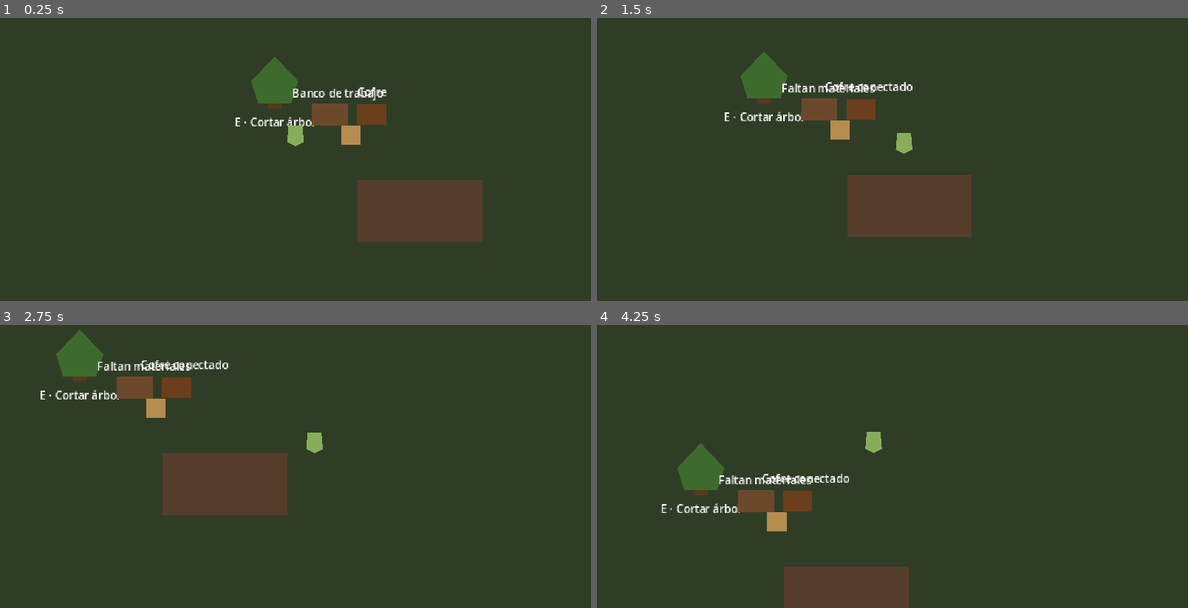
Above: before the commit, frames 1-4 (two rows, left to right).
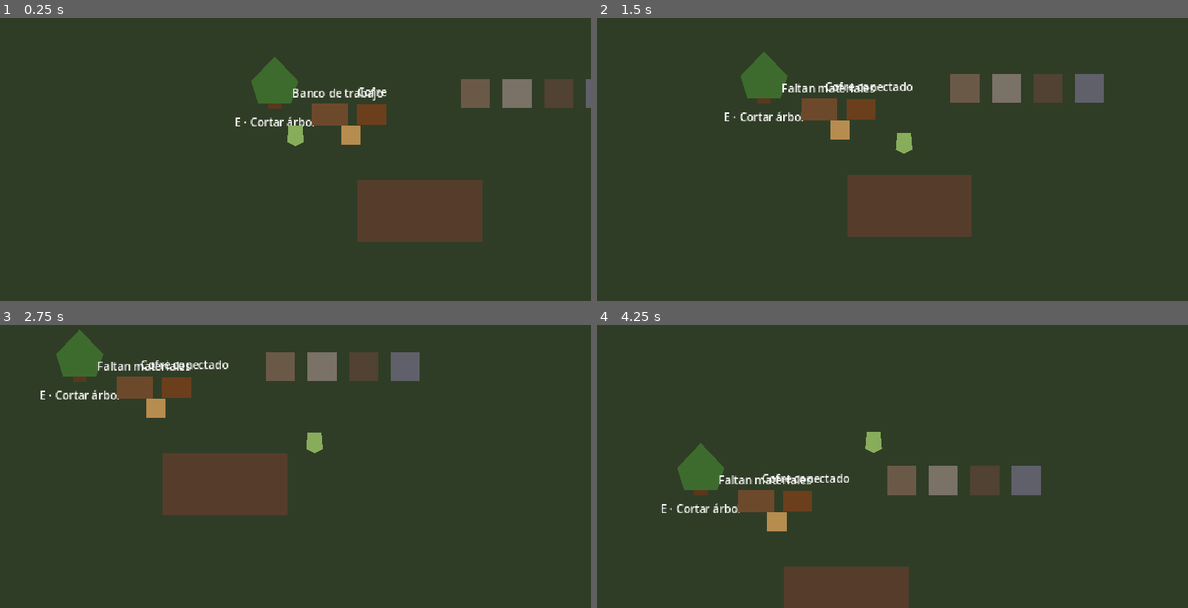
Above: after the commit, the same moments.

Repository: avarap/game1
Game: Godot game, scene res://main.tscn
The game is run twice, just before and just after one commit, with the same random seed, the same clock (stepped at 60 frames per second) and the same inputs.
Inputs:
- Up to frame 1 (0.25 s): no input
- Up to frame 2 (1.5 s): tap Enter at 0.5 s; hold D (move_right) 0.53-1.28 s; hold E (interact) 0.53-1.28 s; hold S (move_down) from 1.28 s (still down); tap E (interact) at 1.35 s
- Up to frame 3 (2.75 s): release S (move_down) at 2.03 s; hold D (move_right) from 2.03 s (still down); hold E (interact) from 2.03 s (still down)
- Up to frame 4 (4.25 s): release D (move_right) at 2.78 s; release E (interact) at 2.78 s; hold W (move_up) 2.78-3.53 s; tap E (interact) at 2.85 s; hold A (move_left) from 3.53 s (still down); hold E (interact) from 3.53 s (still down); tap I (inventory) at 4.15 s

The runs differ from the first frame. In frame 1, 1.6% of the frame differs, in the area x 78-100%, y 21-32%; in frame 2, 2.0%; in frame 3, 2.0%; in frame 4, 2.1%, in the area x 49-76%, y 49-61%.

Commit message:
feat: complete cemetery gameplay and persistence

Diff:
--- a/autoload/save_manager.gd
+++ b/autoload/save_manager.gd
@@ -3,11 +3,15 @@
 const SAVE_VERSION := 1
 const DEFAULT_SAVE_PATH := "user://savegame.json"
 
-func save_game(path: String = DEFAULT_SAVE_PATH) -> bool:
+func save_game(path: String = DEFAULT_SAVE_PATH, world_override: Dictionary = {}) -> bool:
+    var world_data := _collect_world_state()
+    if not world_override.is_empty():
+        world_data = world_override.duplicate(true)
+
     var payload := {
         "save_version": SAVE_VERSION,
         "player": {},
-        "world": {},
+        "world": world_data,
         "quests": {},
         "time": {
             "day": TimeManager.day,
@@ -25,7 +29,7 @@
     EventBus.save_completed.emit(path)
     return true
 
-func load_game(path: String = DEFAULT_SAVE_PATH) -> Dictionary:
+func load_game(path: String = DEFAULT_SAVE_PATH, apply_world_state: bool = true) -> Dictionary:
     if not FileAccess.file_exists(path):
         return {}
 
@@ -34,16 +38,51 @@
         GameLogger.error("Unable to read save path: %s" % path)
         return {}
 
-    var parsed = JSON.parse_string(file.get_as_text())
+    var parsed: Variant = JSON.parse_string(file.get_as_text())
     if typeof(parsed) != TYPE_DICTIONARY:
         GameLogger.error("Save file is not a dictionary")
         return {}
 
-    if int(parsed.get("save_version", -1)) != SAVE_VERSION:
+    var payload: Dictionary = parsed
+    if int(payload.get("save_version", -1)) != SAVE_VERSION:
         GameLogger.warn("Save version requires migration")
 
-    var time_data: Dictionary = parsed.get("time", {})
+    var time_data: Dictionary = payload.get("time", {})
     TimeManager.day = int(time_data.get("day", 1))
     TimeManager.set_time(int(time_data.get("hour", 6)), int(time_data.get("minute", 0)))
+
+    if apply_world_state:
+        var world_data: Dictionary = payload.get("world", {})
+        _apply_world_state(world_data)
+
     EventBus.load_completed.emit(path)
-    return parsed
+    return payload
+
+func _collect_world_state() -> Dictionary:
+    var world_state: Dictionary = {}
+    if not is_inside_tree():
+        return world_state
+
+    for provider in get_tree().get_nodes_in_group("save_provider"):
+        if not provider.has_method("get_save_key") or not provider.has_method("get_save_data"):
+            continue
+        var key_value: Variant = provider.call("get_save_key")
+        var data_value: Variant = provider.call("get_save_data")
+        if typeof(data_value) != TYPE_DICTIONARY:
+            continue
+        world_state[str(key_value)] = data_value
+    return world_state
+
+func _apply_world_state(world_state: Dictionary) -> void:
+    if not is_inside_tree():
+        return
+
+    for provider in get_tree().get_nodes_in_group("save_provider"):
+        if not provider.has_method("get_save_key") or not provider.has_method("apply_save_data"):
+            continue
+        var key := str(provider.call("get_save_key"))
+        if not world_state.has(key):
+            continue
+        var provider_data: Variant = world_state.get(key, {})
+        if typeof(provider_data) == TYPE_DICTIONARY:
+            provider.call("apply_save_data", provider_data)
--- a/systems/cemetery/cemetery_model.gd
+++ b/systems/cemetery/cemetery_model.gd
@@ -25,3 +25,14 @@
         "rating": total_rating(),
         "graves": serialized_graves,
     }
+
+static func from_snapshot(config: CemeteryRatingConfig, snapshot_data: Dictionary) -> CemeteryModel:
+    var restored := CemeteryModel.new(config)
+    var grave_entries: Array = snapshot_data.get("graves", [])
+    for grave_value in grave_entries:
+        if typeof(grave_value) != TYPE_DICTIONARY:
+            continue
+        var grave := GraveRecord.from_snapshot(grave_value as Dictionary)
+        if grave != null:
+            restored.add_grave(grave)
+    return restored
--- a/systems/cemetery/cemetery_service.gd
+++ b/systems/cemetery/cemetery_service.gd
@@ -62,6 +62,17 @@
 func total_rating() -> int:
     return model.total_rating() if model != null else 0
 
+func pending_ids() -> Array[StringName]:
+    var ids: Array[StringName] = []
+    for key in pending_corpses.keys():
+        ids.append(StringName(str(key)))
+    ids.sort()
+    return ids
+
+func first_pending_id() -> StringName:
+    var ids := pending_ids()
+    return ids[0] if not ids.is_empty() else &""
+
 func snapshot() -> Dictionary:
     var pending: Array[Dictionary] = []
     for corpse_value in pending_corpses.values():
@@ -72,6 +83,19 @@
         "pending_corpses": pending,
         "cemetery": model.snapshot() if model != null else {},
     }
+
+static func from_snapshot(config: CemeteryRatingConfig, snapshot_data: Dictionary) -> CemeteryService:
+    var cemetery_data: Dictionary = snapshot_data.get("cemetery", {})
+    var restored_model := CemeteryModel.from_snapshot(config, cemetery_data)
+    var restored := CemeteryService.new(restored_model)
+    var pending_entries: Array = snapshot_data.get("pending_corpses", [])
+    for corpse_value in pending_entries:
+        if typeof(corpse_value) != TYPE_DICTIONARY:
+            continue
+        var corpse := CorpseState.from_snapshot(corpse_value as Dictionary)
+        if corpse != null and corpse.data != null and corpse.data.id != &"":
+            restored.pending_corpses[corpse.data.id] = corpse
+    return restored
 
 func _grave_at(index: int) -> GraveRecord:
     if model == null or index < 0 or index >= model.graves.size():
--- a/systems/cemetery/corpse_state.gd
+++ b/systems/cemetery/corpse_state.gd
@@ -3,8 +3,8 @@
 
 var data: CorpseData
 var current_decay: float = 0.0
+var decay_rate_per_hour: float = 0.01
 var current_preparation_level: int = 0
-var decay_rate_per_hour: float = 0.01
 
 func _init(corpse_data: CorpseData, rate_per_hour: float = 0.01) -> void:
     data = corpse_data
@@ -19,9 +19,7 @@
     return current_decay
 
 func prepare(amount: int = 1) -> int:
-    if amount <= 0:
-        return current_preparation_level
-    current_preparation_level += amount
+    current_preparation_level += maxi(amount, 0)
     return current_preparation_level
 
 func is_fully_decayed() -> bool:
@@ -30,8 +28,26 @@
 func snapshot() -> Dictionary:
     return {
         "corpse_id": String(data.id) if data != null else "",
+        "quality": data.quality if data != null else 0,
         "current_decay": current_decay,
         "decay_rate_per_hour": decay_rate_per_hour,
         "preparation_level": current_preparation_level,
         "burial_value": data.burial_value if data != null else 0,
     }
+
+static func from_snapshot(snapshot_data: Dictionary) -> CorpseState:
+    var corpse_id := StringName(str(snapshot_data.get("corpse_id", "")))
+    if corpse_id == &"":
+        return null
+
+    var corpse_data := CorpseData.new()
+    corpse_data.id = corpse_id
+    corpse_data.quality = int(snapshot_data.get("quality", 0))
+    corpse_data.decay = clampf(float(snapshot_data.get("current_decay", 0.0)), 0.0, 1.0)
+    corpse_data.preparation_level = 0
+    corpse_data.burial_value = int(snapshot_data.get("burial_value", 0))
+
+    var state := CorpseState.new(corpse_data, float(snapshot_data.get("decay_rate_per_hour", 0.01)))
+    state.current_decay = corpse_data.decay
+    state.current_preparation_level = maxi(int(snapshot_data.get("preparation_level", 0)), 0)
+    return state
--- a/systems/cemetery/grave_record.gd
+++ b/systems/cemetery/grave_record.gd
@@ -30,3 +30,15 @@
         "decoration_count": decoration_count,
         "rating": contribution(config),
     }
+
+static func from_snapshot(snapshot_data: Dictionary) -> GraveRecord:
+    var corpse_data: Dictionary = snapshot_data.get("corpse", {})
+    var corpse_state := CorpseState.from_snapshot(corpse_data)
+    if corpse_state == null:
+        return null
+
+    var grave := GraveRecord.new(corpse_state)
+    grave.has_headstone = bool(snapshot_data.get("has_headstone", false))
+    grave.has_fence = bool(snapshot_data.get("has_fence", false))
+    grave.decoration_count = maxi(int(snapshot_data.get("decoration_count", 0)), 0)
+    return grave
--- a/tests/run_tests.gd
+++ b/tests/run_tests.gd
@@ -13,6 +13,8 @@
     failures.append_array(TestProductionQueue.run())
     failures.append_array(TestCemeteryFoundation.run())
     failures.append_array(TestCemeteryFlow.run())
+    failures.append_array(TestCemeteryPersistence.run())
+    failures.append_array(TestCemeteryGameplay.run())
 
     if failures.is_empty():
         print("[TEST] All core tests passed")
--- /dev/null
+++ b/tests/test_cemetery_gameplay.gd
@@ -0,0 +1,59 @@
+class_name TestCemeteryGameplay
+extends RefCounted
+
+static func run() -> Array[String]:
+    var failures: Array[String] = []
+    var world_scene := load("res://world/world.tscn") as PackedScene
+    if world_scene == null:
+        failures.append("World scene should load for cemetery gameplay acceptance")
+        return failures
+
+    var world := world_scene.instantiate()
+    var controller := world.get_node_or_null("CemeteryController") as CemeteryController
+    var delivery := world.get_node_or_null("CorpseDelivery") as CemeteryAction
+    var preparation := world.get_node_or_null("PreparationTable") as CemeteryAction
+    var grave_plot := world.get_node_or_null("GravePlot") as CemeteryAction
+    var grave_upgrade := world.get_node_or_null("GraveUpgrade") as CemeteryAction
+
+    if controller == null or delivery == null or preparation == null or grave_plot == null or grave_upgrade == null:
+        failures.append("World should expose cemetery controller and all four interactables")
+        world.free()
+        return failures
+
+    controller.initialize()
+    delivery.interact(null)
+    if delivery.last_result != CemeteryService.RESULT_OK or controller.service.pending_corpses.size() != 1:
+        failures.append("Corpse delivery interactable should receive a corpse")
+
+    preparation.interact(null)
+    var pending_id := controller.service.first_pending_id()
+    var pending := controller.service.pending_corpses.get(pending_id) as CorpseState
+    if preparation.last_result != CemeteryService.RESULT_OK or pending == null or pending.current_preparation_level != 1:
+        failures.append("Preparation table should prepare the first pending corpse")
+
+    grave_plot.interact(null)
+    if grave_plot.last_result != CemeteryService.RESULT_OK or controller.service.model.graves.size() != 1:
+        failures.append("Grave plot should bury the prepared corpse")
+    if controller.total_rating() != 2:
+        failures.append("Burial should contribute base cemetery rating")
+
+    grave_upgrade.interact(null)
+    if grave_upgrade.last_result != CemeteryService.RESULT_OK or controller.total_rating() != 5:
+        failures.append("First grave upgrade should install headstone")
+    grave_upgrade.interact(null)
+    if grave_upgrade.last_result != CemeteryService.RESULT_OK or controller.total_rating() != 7:
+        failures.append("Second grave upgrade should install fence")
+    grave_upgrade.interact(null)
+    if grave_upgrade.last_result != CemeteryService.RESULT_OK or controller.total_rating() != 8:
+        failures.append("Further grave upgrade should add decoration")
+
+    var save_data := controller.get_save_data()
+    var restored_controller := CemeteryController.new()
+    restored_controller.rating_config = controller.rating_config
+    restored_controller.apply_save_data(save_data)
+    if restored_controller.total_rating() != 8 or restored_controller.service.model.graves.size() != 1:
+        failures.append("Cemetery controller should restore its gameplay state")
+
+    restored_controller.free()
+    world.free()
+    return failures
--- /dev/null
+++ b/tests/test_cemetery_persistence.gd
@@ -0,0 +1,76 @@
+class_name TestCemeteryPersistence
+extends RefCounted
+
+static func run() -> Array[String]:
+    var failures: Array[String] = []
+    var config := load("res://data/cemetery/default_rating.tres") as CemeteryRatingConfig
+    if config == null:
+        failures.append("Cemetery rating config should load for persistence test")
+        return failures
+
+    var model := CemeteryModel.new(config)
+    var service := CemeteryService.new(model)
+
+    var buried_data := CorpseData.new()
+    buried_data.id = &"buried_saved"
+    buried_data.quality = 3
+    buried_data.decay = 0.2
+    buried_data.burial_value = 4
+    var buried := CorpseState.new(buried_data, 0.03)
+    buried.prepare(2)
+    service.receive_corpse(buried)
+    service.bury_corpse(&"buried_saved")
+    service.install_headstone(0)
+    service.install_fence(0)
+    service.add_decoration(0, 1)
+
+    var pending_data := CorpseData.new()
+    pending_data.id = &"pending_saved"
+    pending_data.quality = 1
+    pending_data.decay = 0.35
+    pending_data.burial_value = 2
+    var pending := CorpseState.new(pending_data, 0.04)
+    pending.prepare(1)
+    pending.advance_decay(1.0)
+    service.receive_corpse(pending)
+
+    var snapshot := service.snapshot()
+    var restored := CemeteryService.from_snapshot(config, snapshot)
+    if restored.model.graves.size() != 1 or restored.pending_corpses.size() != 1:
+        failures.append("Cemetery snapshot should restore graves and pending corpses")
+        return failures
+    if restored.total_rating() != service.total_rating():
+        failures.append("Restored cemetery should preserve rating")
+
+    var restored_grave := restored.model.graves[0]
+    if not restored_grave.has_headstone or not restored_grave.has_fence or restored_grave.decoration_count != 1:
+        failures.append("Restored grave should preserve upgrades")
+    if restored_grave.corpse.current_preparation_level != 2 or restored_grave.corpse.data.quality != 3:
+        failures.append("Restored buried corpse should preserve preparation and quality")
+
+    var restored_pending := restored.pending_corpses.get(&"pending_saved") as CorpseState
+    if restored_pending == null:
+        failures.append("Pending corpse should restore by id")
+    elif absf(restored_pending.current_decay - 0.39) > 0.001 or restored_pending.current_preparation_level != 1:
+        failures.append("Pending corpse should preserve decay and preparation")
+
+    var save_path := "user://phase4_cemetery_test.json"
+    var world_data := {"cemetery": snapshot}
+    if not SaveManager.save_game(save_path, world_data):
+        failures.append("SaveManager should persist cemetery world data")
+        return failures
+
+    var payload := SaveManager.load_game(save_path, false)
+    var loaded_world: Dictionary = payload.get("world", {})
+    var loaded_cemetery: Dictionary = loaded_world.get("cemetery", {})
+    var loaded_service := CemeteryService.from_snapshot(config, loaded_cemetery)
+    if loaded_service.model.graves.size() != 1 or loaded_service.pending_corpses.size() != 1:
+        failures.append("SaveManager round trip should preserve cemetery state")
+    if loaded_service.total_rating() != service.total_rating():
+        failures.append("SaveManager round trip should preserve cemetery rating")
+
+    var absolute_path := ProjectSettings.globalize_path(save_path)
+    if FileAccess.file_exists(save_path):
+        DirAccess.remove_absolute(absolute_path)
+
+    return failures
--- /dev/null
+++ b/world/cemetery/cemetery_action.gd
@@ -0,0 +1,32 @@
+class_name CemeteryAction
+extends Interactable
+
+enum Action {
+    RECEIVE,
+    PREPARE,
+    BURY,
+    UPGRADE,
+}
+
+const RESULT_MISSING_CONTROLLER := &"missing_controller"
+
+@export var controller_path: NodePath = NodePath("../CemeteryController")
+@export var action: Action = Action.RECEIVE
+
+var last_result: StringName = &""
+
+func _on_interact(_actor: Node) -> void:
+    var controller := get_node_or_null(controller_path) as CemeteryController
+    if controller == null:
+        last_result = RESULT_MISSING_CONTROLLER
+        return
+
+    match action:
+        Action.RECEIVE:
+            last_result = controller.receive_demo_corpse()
+        Action.PREPARE:
+            last_result = controller.prepare_first_pending()
+        Action.BURY:
+            last_result = controller.bury_first_pending()
+        Action.UPGRADE:
+            last_result = controller.upgrade_first_grave()
--- /dev/null
+++ b/world/cemetery/cemetery_controller.gd
@@ -0,0 +1,67 @@
+class_name CemeteryController
+extends Node
+
+@export var rating_config: CemeteryRatingConfig
+
+var service: CemeteryService
+
+func _ready() -> void:
+    initialize()
+    add_to_group("save_provider")
+
+func initialize() -> void:
+    if rating_config == null:
+        rating_config = load("res://data/cemetery/default_rating.tres") as CemeteryRatingConfig
+    if service == null:
+        service = CemeteryService.new(CemeteryModel.new(rating_config))
+
+func get_save_key() -> StringName:
+    return &"cemetery"
+
+func get_save_data() -> Dictionary:
+    initialize()
+    return service.snapshot()
+
+func apply_save_data(data: Dictionary) -> void:
+    initialize()
+    service = CemeteryService.from_snapshot(rating_config, data)
+
+func receive_demo_corpse() -> StringName:
+    initialize()
+    var data := CorpseData.new()
+    data.id = &"demo_corpse_001"
+    data.quality = 2
+    data.decay = 0.05
+    data.preparation_level = 0
+    data.burial_value = 2
+    return service.receive_corpse(CorpseState.new(data, 0.01))
+
+func prepare_first_pending() -> StringName:
+    initialize()
+    var corpse_id := service.first_pending_id()
+    if corpse_id == &"":
+        return CemeteryService.RESULT_NOT_FOUND
+    return service.prepare_corpse(corpse_id, 1)
+
+func bury_first_pending() -> StringName:
+    initialize()
+    var corpse_id := service.first_pending_id()
+    if corpse_id == &"":
+        return CemeteryService.RESULT_NOT_FOUND
+    var grave := service.bury_corpse(corpse_id)
+    return CemeteryService.RESULT_OK if grave != null else CemeteryService.RESULT_NOT_FOUND
+
+func upgrade_first_grave() -> StringName:
+    initialize()
+    if service.model == null or service.model.graves.is_empty():
+        return CemeteryService.RESULT_INVALID_GRAVE
+    var grave := service.model.graves[0]
+    if not grave.has_headstone:
+        return service.install_headstone(0)
+    if not grave.has_fence:
+        return service.install_fence(0)
+    return service.add_decoration(0, 1)
+
+func total_rating() -> int:
+    initialize()
+    return service.total_rating()
--- a/world/world.tscn
+++ b/world/world.tscn
@@ -1,10 +1,13 @@
-[gd_scene load_steps=10 format=3]
+[gd_scene load_steps=14 format=3]
 
 [ext_resource type="PackedScene" path="res://player/player.tscn" id="1_player"]
 [ext_resource type="Script" path="res://world/interactables/debug_sign.gd" id="2_sign"]
 [ext_resource type="PackedScene" path="res://world/resources/tree_resource.tscn" id="3_tree"]
 [ext_resource type="PackedScene" path="res://world/buildings/workbench.tscn" id="4_workbench"]
 [ext_resource type="PackedScene" path="res://world/storage/storage_chest.tscn" id="5_chest"]
+[ext_resource type="Script" path="res://world/cemetery/cemetery_controller.gd" id="6_cemetery_controller"]
+[ext_resource type="Script" path="res://world/cemetery/cemetery_action.gd" id="7_cemetery_action"]
+[ext_resource type="Resource" path="res://data/cemetery/default_rating.tres" id="8_rating"]
 
 [sub_resource type="RectangleShape2D" id="Wall_horizontal"]
 size = Vector2(1600, 32)
@@ -17,6 +20,9 @@
 
 [sub_resource type="RectangleShape2D" id="Obstacle_shape"]
 size = Vector2(180, 90)
+
+[sub_resource type="RectangleShape2D" id="Cemetery_action_shape"]
+size = Vector2(42, 42)
 
 [node name="World" type="Node2D"]
 y_sort_enabled = true
@@ -37,6 +43,74 @@
 
 [node name="StorageChest" parent="." instance=ExtResource("5_chest")]
 position = Vector2(750, 330)
+
+[node name="CemeteryController" type="Node" parent="."]
+script = ExtResource("6_cemetery_controller")
+rating_config = ExtResource("8_rating")
+
+[node name="CorpseDelivery" type="Area2D" parent="."]
+position = Vector2(900, 300)
+collision_layer = 2
+collision_mask = 0
+script = ExtResource("7_cemetery_action")
+prompt = "Recibir cadáver"
+controller_path = NodePath("../CemeteryController")
+action = 0
+
+[node name="Visual" type="Polygon2D" parent="CorpseDelivery"]
+polygon = PackedVector2Array(-21, -21, 21, -21, 21, 21, -21, 21)
+color = Color(0.42, 0.35, 0.28, 1)
+
+[node name="CollisionShape2D" type="CollisionShape2D" parent="CorpseDelivery"]
+shape = SubResource("Cemetery_action_shape")
+
+[node name="PreparationTable" type="Area2D" parent="."]
+position = Vector2(960, 300)
+collision_layer = 2
+collision_mask = 0
+script = ExtResource("7_cemetery_action")
+prompt = "Preparar cadáver"
+controller_path = NodePath("../CemeteryController")
+action = 1
+
+[node name="Visual" type="Polygon2D" parent="PreparationTable"]
+polygon = PackedVector2Array(-21, -21, 21, -21, 21, 21, -21, 21)
+color = Color(0.48, 0.45, 0.4, 1)
+
+[node name="CollisionShape2D" type="CollisionShape2D" parent="PreparationTable"]
+shape = SubResource("Cemetery_action_shape")
+
+[node name="GravePlot" type="Area2D" parent="."]
+position = Vector2(1020, 300)
+collision_layer = 2
+collision_mask = 0
+script = ExtResource("7_cemetery_action")
+prompt = "Enterrar cadáver"
+controller_path = NodePath("../CemeteryController")
+action = 2
+
+[node name="Visual" type="Polygon2D" parent="GravePlot"]
+polygon = PackedVector2Array(-21, -21, 21, -21, 21, 21, -21, 21)
+color = Color(0.32, 0.26, 0.2, 1)
+
+[node name="CollisionShape2D" type="CollisionShape2D" parent="GravePlot"]
+shape = SubResource("Cemetery_action_shape")
+
+[node name="GraveUpgrade" type="Area2D" parent="."]
+position = Vector2(1080, 300)
+collision_layer = 2
+collision_mask = 0
+script = ExtResource("7_cemetery_action")
+prompt = "Mejorar tumba"
+controller_path = NodePath("../CemeteryController")
+action = 3
+
+[node name="Visual" type="Polygon2D" parent="GraveUpgrade"]
+polygon = PackedVector2Array(-21, -21, 21, -21, 21, 21, -21, 21)
+color = Color(0.38, 0.38, 0.42, 1)
+
+[node name="CollisionShape2D" type="CollisionShape2D" parent="GraveUpgrade"]
+shape = SubResource("Cemetery_action_shape")
 
 [node name="Boundaries" type="Node2D" parent="."]
 
